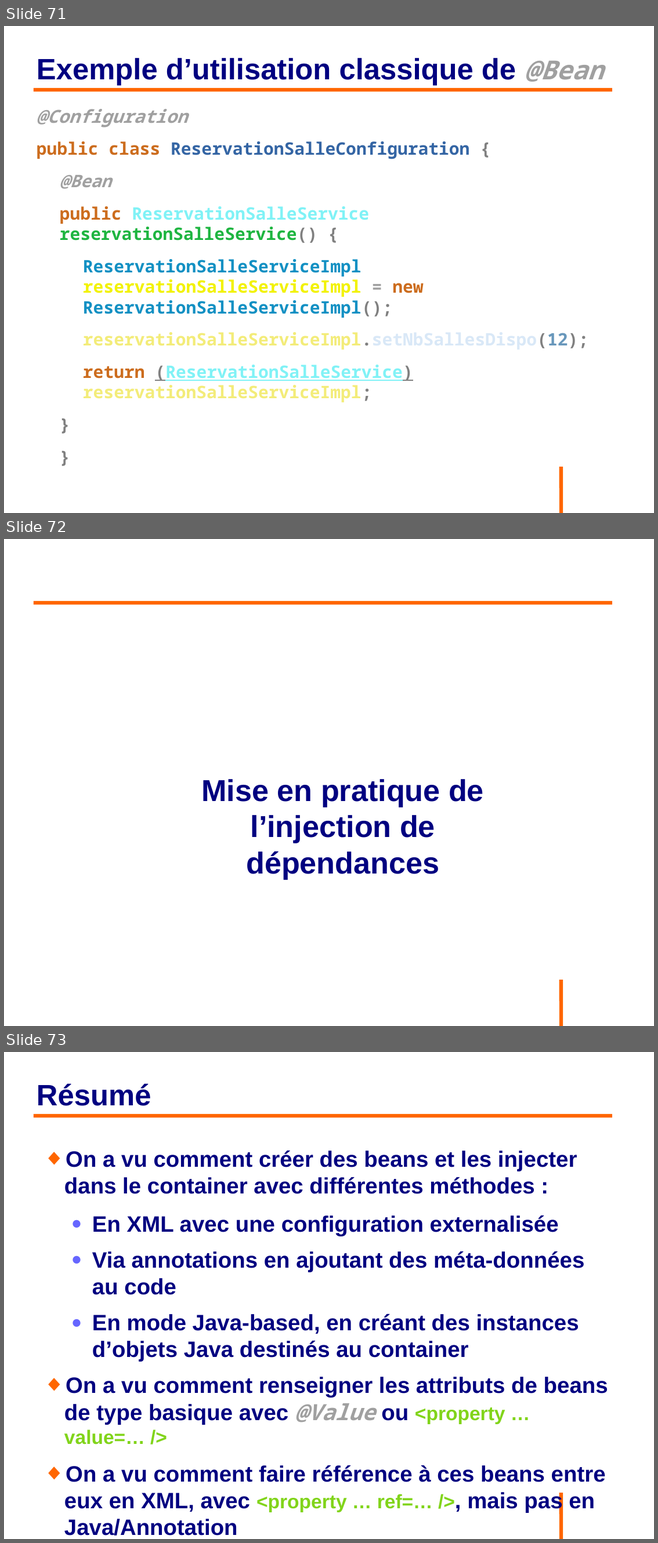
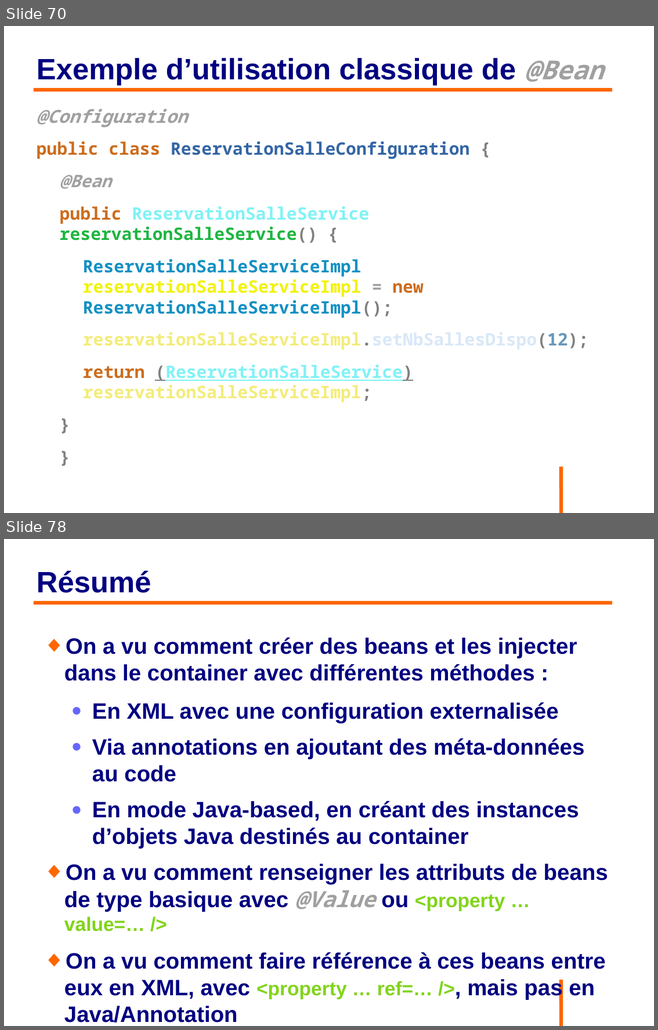
Before and after one commit to philphils/formation-spring, a slide deck: Documentation/diapo_formation_spring.odp. Shown one above the other, each under a label of ours: slides 71, 72 and 73 before the commit, slides 70 and 78 after it; the slides between them are not shown. The pictures are 658x1543 and 658x1030 pixels, drawn with LibreOffice and Linux fonts; fonts in the diff are those of the drawing; background and template pictures are left out. Boxes give left, top, right and bottom in pixels: in the first picture for what was removed or moved away, otherwise in the second. Text is boxed around its words. In the diff, an @@ line names an element or a change of style, - is before the commit and + after.

```diff
--- a/Documentation/diapo_formation_spring.odp
+++ b/Documentation/diapo_formation_spring.odp
@@ slide 72 removed at (4,539,654,1026), background #FFFFFF; not listed: 1 template element that a slide beside it also shows @@
@@ line removed from (34, 603) to (612, 603) @@
@@ text removed at (202,779,484,879) @@
-Mise en pratique de l’injection de dépendances
@@ what was slide 71 is now slide 70 @@
@@ what was slide 73 is now slide 78 @@
```
Also in this commit, not shown: 2 slides changed, 6 slides added.
